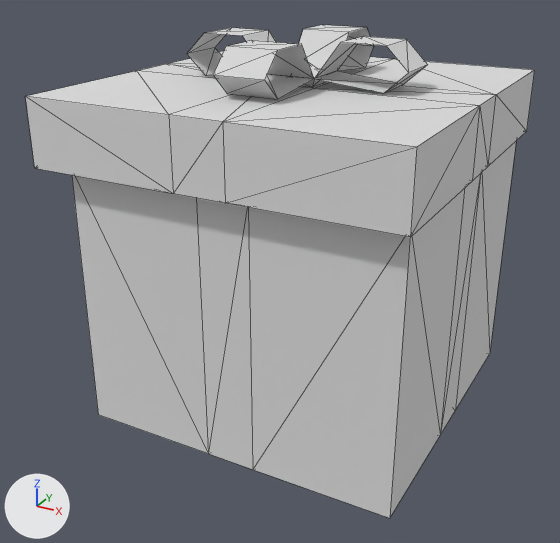
The glTF model models/ultimate-pack/low-poly-10/t/props-present-box.glb: old version first, new version second.
Rendered twice from a camera (50 mm lens) standing at (0.531, -1.033, 0.714) and looking at (-0.014, -0.042, 0.218). Every picture has the same lights, and +X, +Y and +Z are marked at lower left. The first picture is the older version. Mesh edges are drawn as thin lines. Where no turn or scale is listed for an object, it has been applied to the vertices.

Objects in the first picture: 'present-box-base', 'present-box-top'.
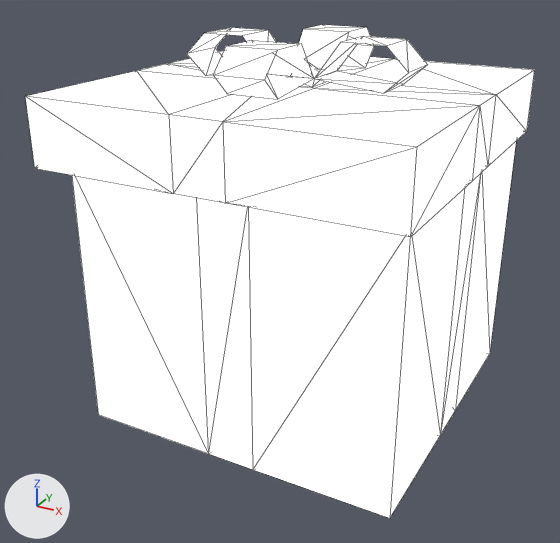
Patch to the scene script:
```diff
--- a/models/ultimate-pack/low-poly-10/t/props-present-box.glb.py
+++ b/models/ultimate-pack/low-poly-10/t/props-present-box.glb.py
@@ mat_lowpoly_colors @@
 mat_lowpoly_colors = principled_material('LOWPOLY-COLORS')
-mat_lowpoly_colors.base_color = (0.8, 0.8, 0.8)  # white #e7e7e7
+mat_lowpoly_colors.base_color = (1.0, 1.0, 1.0)  # white #ffffff
 mat_lowpoly_colors.metallic = 0.4
 mat_lowpoly_colors.roughness = 1.0
+mat_lowpoly_colors.emission_strength = 1.0
```

What differs and where, as boxes [x1, y1, x2, y2] in the pictures (560 x 543 px):
'present-box-base', recoloured, surface changed (lighter)
    both: [72, 142, 516, 518]
'present-box-top', recoloured, surface changed (lighter)
    both: [25, 25, 534, 237]
